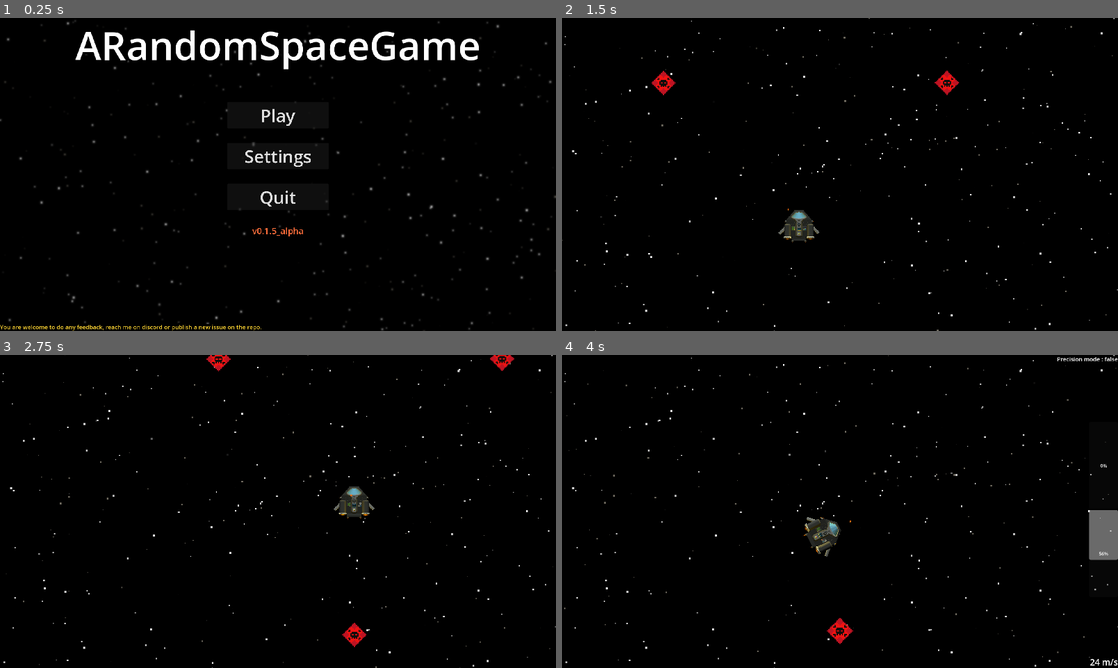
Above: before the commit, frames 1-4 (two rows, left to right).
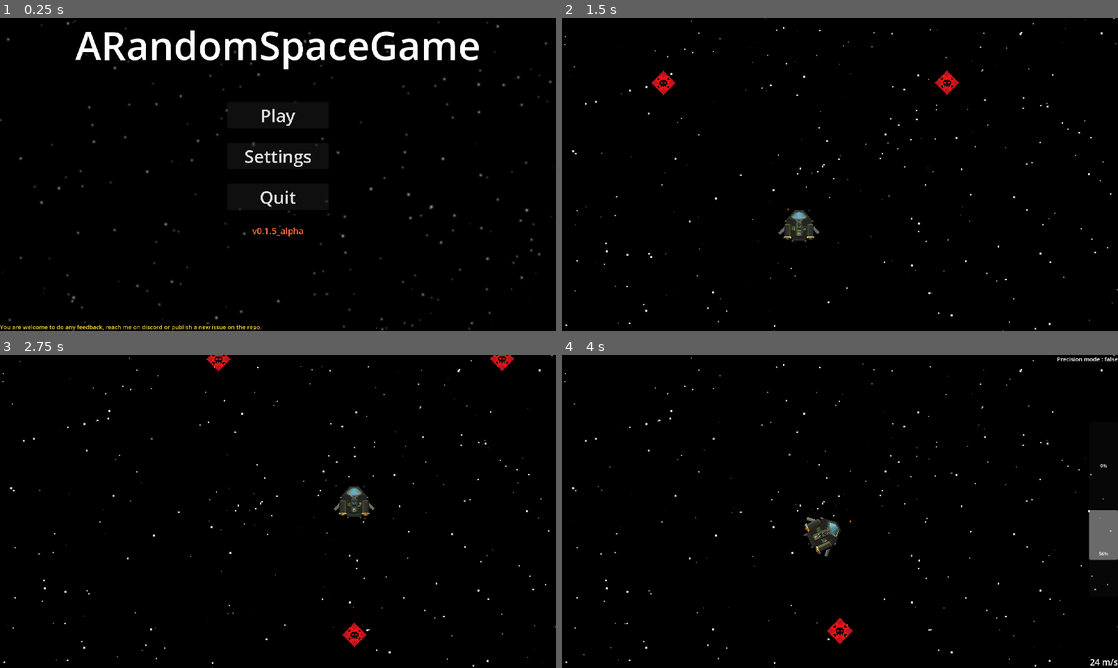
Above: after the commit, the same moments.

Repository: creusator/A_Random_Space_Game
Game: Godot game, scene res://UI/Menus/MainMenu/MainMenu.tscn
Same seed, same stepped clock (60 frames per second), same inputs: the game is played once before the commit and once after it.
Inputs (mouse positions are in pixels of both pictures, inside the frame that each line leads up to):
- Up to frame 1 (0.25 s): no input
- Up to frame 2 (1.5 s): click "Play" at 0.5 s; move the mouse to (962, 158) at 1.27 s; hold D (rotate_right) from 1.28 s (still down); hold Right mouse button (aim_to_target_hold) from 1.28 s (still down)
- Up to frame 3 (2.75 s): move the mouse to (166, 527) at 2.02 s; release D (rotate_right) at 2.03 s; release Right mouse button (aim_to_target_hold) at 2.03 s; hold S (thrust_down) from 2.03 s (still down); tap P (enable_precision_mode_toggle) at 2.1 s
- Up to frame 4 (4 s): move the mouse to (895, 442) at 2.77 s; release S (thrust_down) at 2.78 s; hold D (rotate_right) 2.78-3.53 s; tap F (onfoot_interact) at 2.85 s; move the mouse to (812, 574) at 3.52 s; hold S (thrust_down) from 3.53 s (still down); tap Mouse wheel up (zoom_in) at 3.6 s

The runs differ from the first frame. In frame 1, less than 0.1% of the frame differs, in the area x 0-100%, y 6-100%; in frame 2, 0.1%; in frame 3, 0.1%; in frame 4, 0.1%, in the area x 0-100%, y 0-98%.

Commit message:
WIP Parallax layers

Diff:
--- a/Backgrounds/Space/BackgroundSpace.gd
+++ b/Backgrounds/Space/BackgroundSpace.gd
@@ -1,6 +1,4 @@
 extends ParallaxBackground
-
-@export var front_layer_enabled:bool = true
 
 @onready var skybox: ColorRect = $Skybox
 @onready var background_stars: GPUParticles2D = $Skybox/BackgroundStars
@@ -46,7 +44,6 @@
 			closest_layer.motion_scale = Vector2.ZERO
 			front_layer.motion_scale = Vector2.ZERO
 		rotation = -camera.rotation
-		closest_layer.rotation = -camera.rotation
 
 func update_viewport_size():
 	var viewport_size:Vector2 = Vector2(1920.0, 1080.0)
@@ -55,7 +52,6 @@
 	background_stars.process_material.emission_shape_scale = Vector3(viewport_size.x, viewport_size.y, 0.0) * 1.1
 	front_layer.transform.origin = center
 	front_stars.process_material.emission_shape_scale = Vector3(viewport_size.x, viewport_size.y , 0.0) * 1.1
-
 
 func store_base_particle_count(particles: GPUParticles2D, key: String) -> void:
 	if particles:
@@ -81,11 +77,9 @@
 	update_gpu_particles(furthest_stars, viewport_size, furthest_layer.motion_offset, density_ratio, "furthest")
 	closest_layer.motion_mirroring = viewport_size
 	update_gpu_particles(closest_stars, viewport_size, closest_layer.motion_offset, density_ratio, "closest")
-	if front_layer_enabled :
-		front_layer.motion_mirroring = viewport_size
-		update_gpu_particles(front_stars, viewport_size, front_layer.motion_offset, density_ratio, "front")
-	else :
-		front_layer.hide()
+	front_layer.motion_mirroring = viewport_size
+	update_gpu_particles(front_stars, viewport_size, front_layer.motion_offset, density_ratio, "front")
+
 
 
 func update_gpu_particles(particles: GPUParticles2D, size: Vector2, new_offset: Vector2, density_ratio: float, key: String) -> void:
--- a/Backgrounds/Space/BackgroundSpace.tscn
+++ b/Backgrounds/Space/BackgroundSpace.tscn
@@ -127,6 +127,7 @@
 process_material = SubResource("ParticleProcessMaterial_3td3w")
 
 [node name="FurthestLayer" type="ParallaxLayer" parent="."]
+visible = false
 position = Vector2(-1920, -1080)
 motion_scale = Vector2(0.005, 0.005)
 motion_mirroring = Vector2(1920, 1080)
@@ -140,6 +141,7 @@
 process_material = SubResource("ParticleProcessMaterial_cr2sd")
 
 [node name="ClosestLayer" type="ParallaxLayer" parent="."]
+visible = false
 position = Vector2(-1920, -1080)
 motion_scale = Vector2(0.05, 0.05)
 motion_mirroring = Vector2(1920, 1080)
@@ -154,7 +156,6 @@
 
 [node name="InFrontOfCamera" type="ParallaxBackground" parent="."]
 layer = 15
-visible = false
 
 [node name="ParallaxLayer" type="ParallaxLayer" parent="InFrontOfCamera"]
 motion_mirroring = Vector2(1920, 1080)
